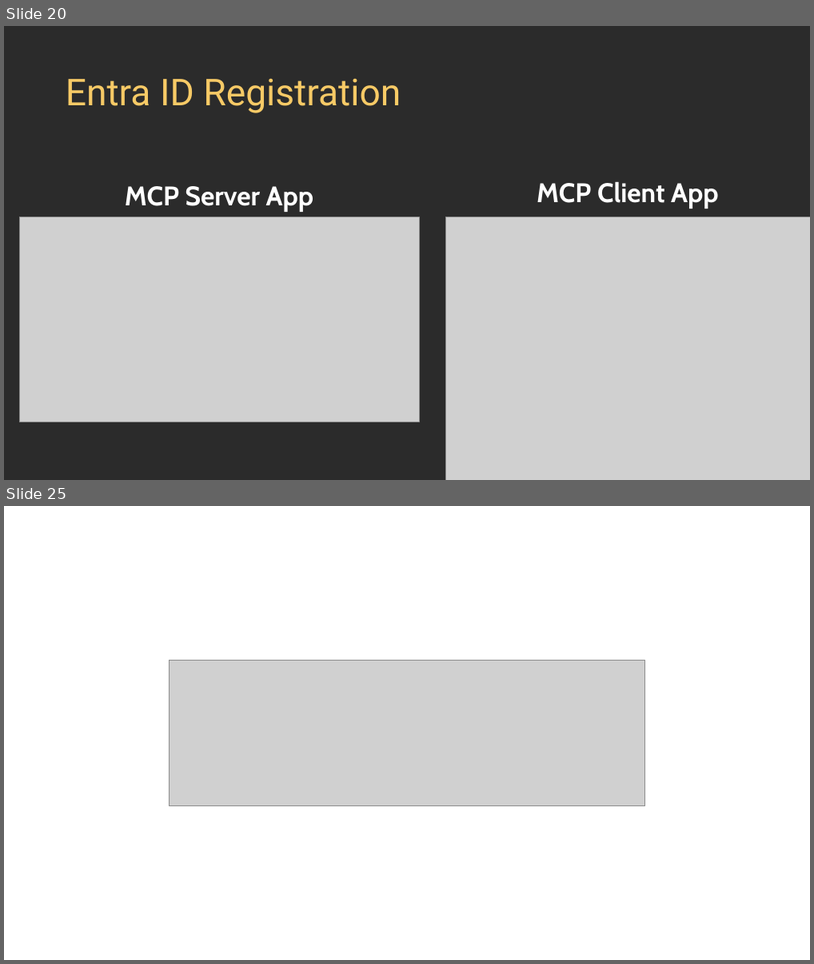
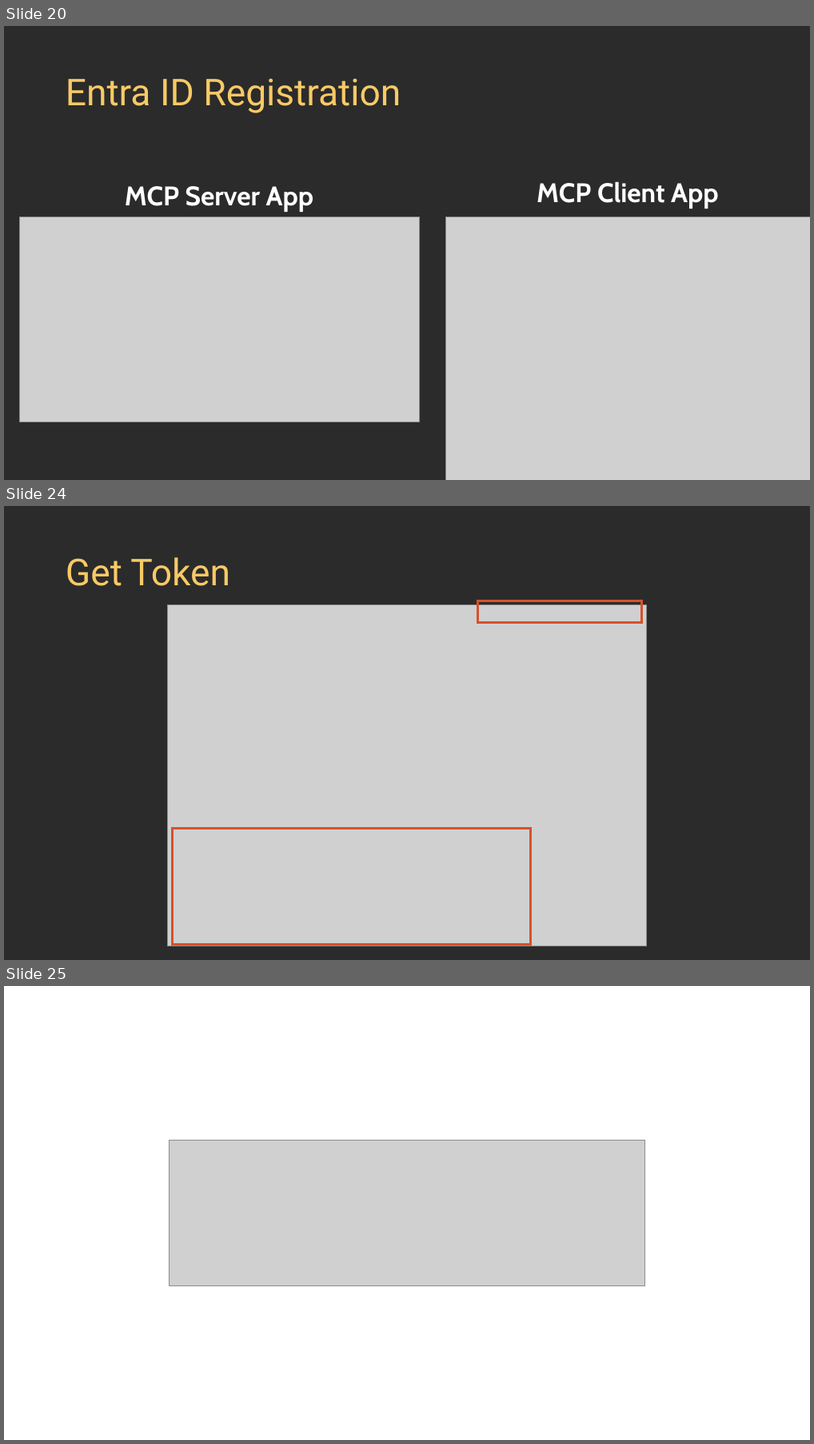
Before and after one commit to luismanez/agentcamp-madrid-2026, a slide deck: slides/AgentCamp 2026 - MCP Auth - luismanez.pptx. Shown one above the other, each under a label of ours: slides 20 and 25 before the commit, slides 20, 24 and 25 after it; the slides between them are not shown. The pictures are 814x964 and 814x1444 pixels, drawn with LibreOffice and Linux fonts; fonts in the diff are those of the drawing; grey boxes stand for pictures; background and template pictures are left out; a plain dark background stands for a picture behind light text. Boxes give left, top, right and bottom in pixels: in the first picture for what was removed or moved away, otherwise in the second. Text is boxed around its words. In the diff, an @@ line names an element or a change of style, - is before the commit and + after.

```diff
--- a/slides/AgentCamp 2026 - MCP Auth - luismanez.pptx
+++ b/slides/AgentCamp 2026 - MCP Auth - luismanez.pptx
@@ slide 24 added at (4,506,810,960), background picture (left out) @@
@@ title added at (66,557,230,586), 44 pt, text #F7CA66 @@
+Get Token
@@ rectangle added at (478,601,642,622), outline #D5522B 3 pt @@
@@ picture added at (167,605,647,946) @@
@@ rectangle added at (173,828,531,944), outline #D5522B 3 pt @@
```
Also in this commit, not shown: 1 slide changed, 4 other slides added, 4 slides removed.
